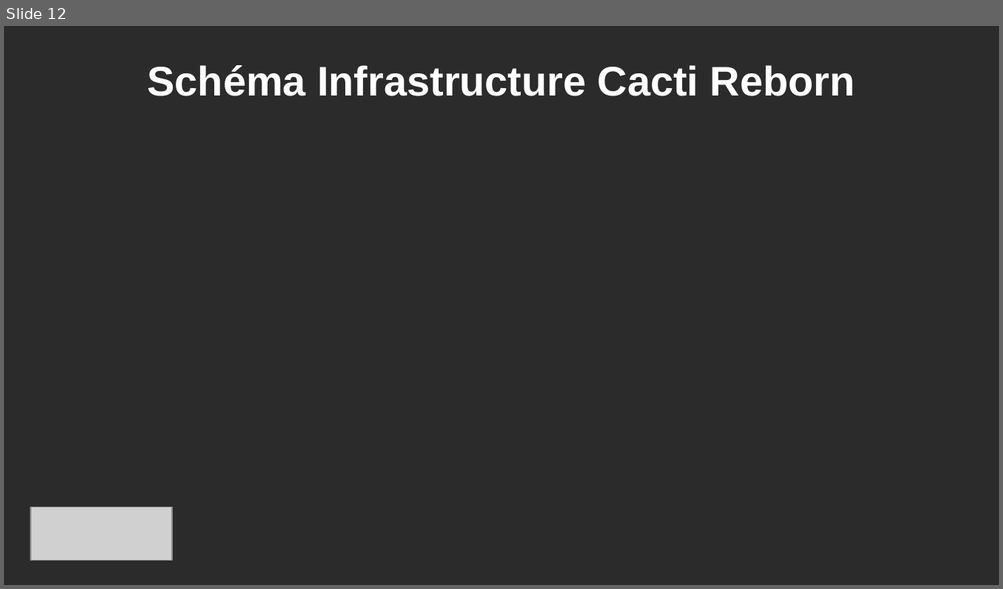
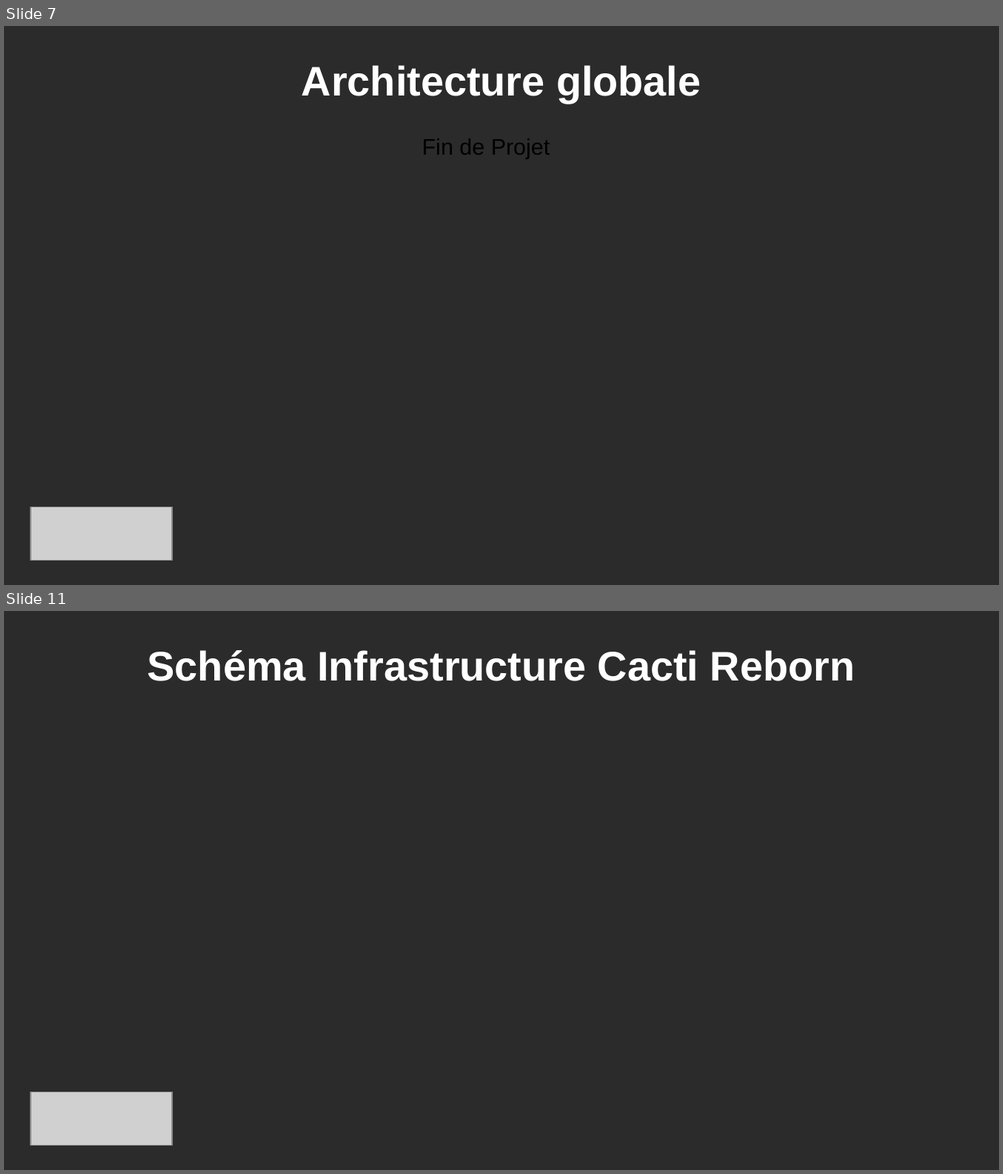
Before and after one commit to MSIR2018/Supervision-Cacti, a slide deck: Powerpoint.pptx. Shown one above the other, each under a label of ours: slide 12 before the commit, slides 7 and 11 after it; the slides between them are not shown. The pictures are 1003x589 and 1003x1174 pixels, drawn with LibreOffice and Linux fonts; fonts in the diff are those of the drawing; grey boxes stand for pictures; background and template pictures are left out; a plain dark background stands for a picture behind light text. Boxes give left, top, right and bottom in pixels: in the first picture for what was removed or moved away, otherwise in the second. Text is boxed around its words. In the diff, an @@ line names an element or a change of style, - is before the commit and + after.

```diff
--- a/Powerpoint.pptx
+++ b/Powerpoint.pptx
@@ slide 7 added at box(4, 26, 999, 585), background picture (left out) @@
@@ text added at box(301, 65, 700, 103), 33 pt, text #FFFFFF, bold @@
+Architecture globale
@@ text added at box(422, 138, 550, 158), 18 pt, text #000000 @@
+Fin de Projet
@@ picture added at box(31, 508, 173, 561) @@
@@ what was slide 12 is now slide 11 @@
```
Also in this commit, not shown: 6 slides changed, 1 other slide added, 3 slides removed.
